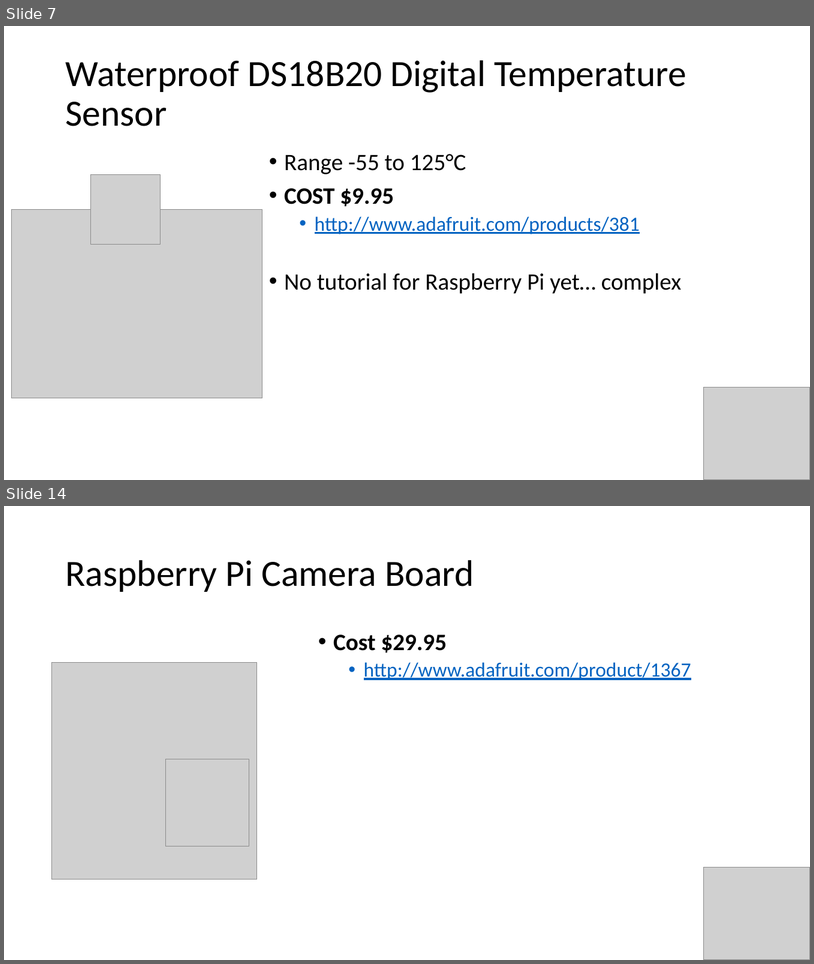
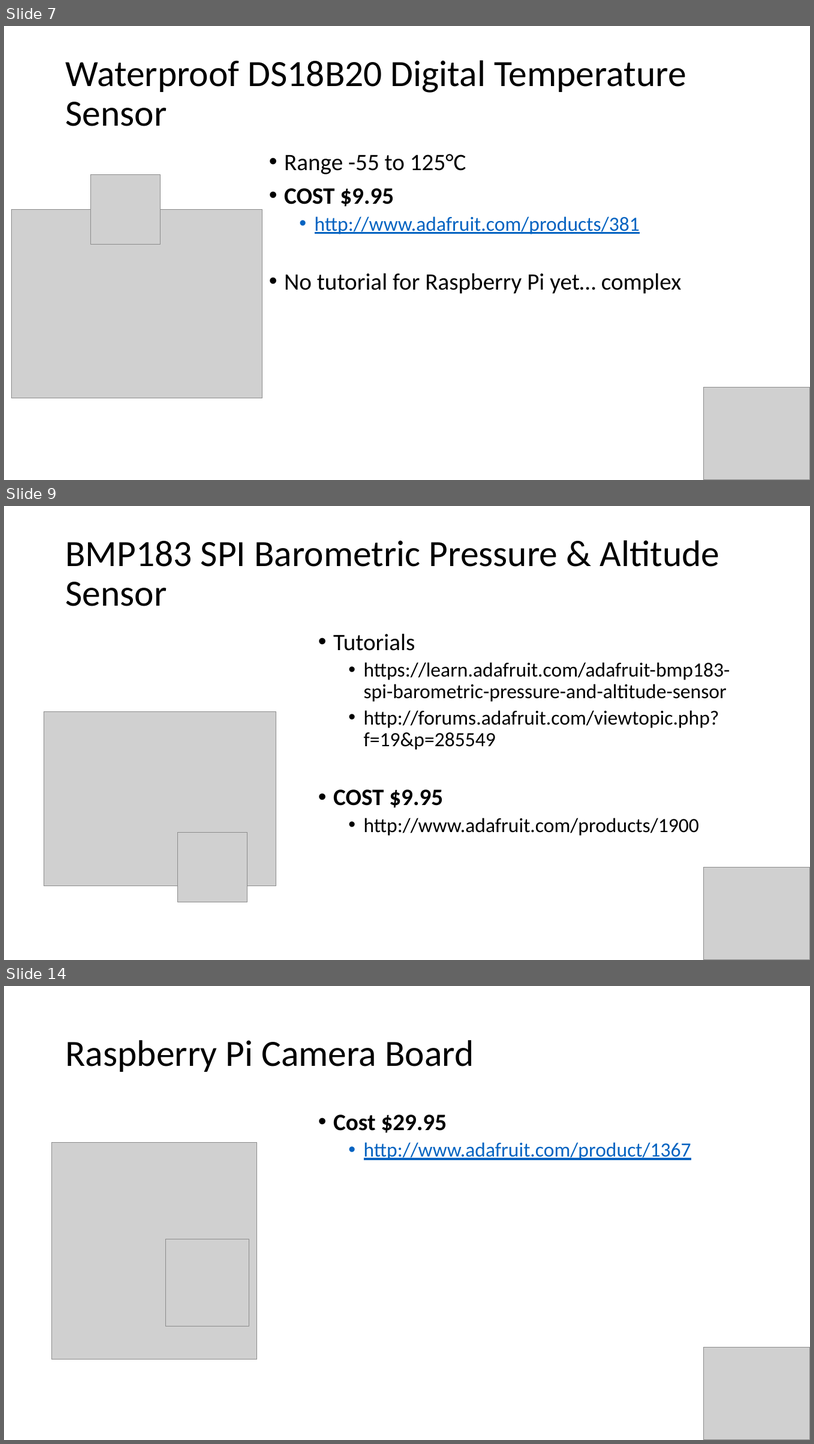
Before and after one commit to crimeprophet/CodeSaints, a slide deck: Weather Station.pptx. Shown one above the other, each under a label of ours: slides 7 and 14 before the commit, slides 7, 9 and 14 after it; the slides between them are not shown. The pictures are 814x964 and 814x1444 pixels, drawn with LibreOffice and Linux fonts; fonts in the diff are those of the drawing; grey boxes stand for pictures. Boxes give left, top, right and bottom in pixels: in the first picture for what was removed or moved away, otherwise in the second. Text is boxed around its words. In the diff, an @@ line names an element or a change of style, - is before the commit and + after.

```diff
--- a/Weather Station.pptx
+++ b/Weather Station.pptx
@@ slide 9 added at [4,506,810,960], background #FFFFFF @@
@@ title added at [65,540,720,606], 44 pt, text #000000 @@
+BMP183 SPI Barometric Pressure & Altitude Sensor
@@ text added at [333,633,731,835], 24 pt, text #000000 @@
+• Tutorials
+  • https://learn.adafruit.com/adafruit-bmp183-spi-barometric-pressure-and-altitude-sensor
+  • http://forums.adafruit.com/viewtopic.php?f=19&p=285549
+• COST $9.95
+  • http://www.adafruit.com/products/1900
@@ picture added at [44,712,276,886] @@
@@ picture added at [178,832,248,901] @@
@@ picture added at [704,867,810,960] @@
```
Also in this commit, not shown: 8 slides changed, 1 other slide added, 2 slides removed.
